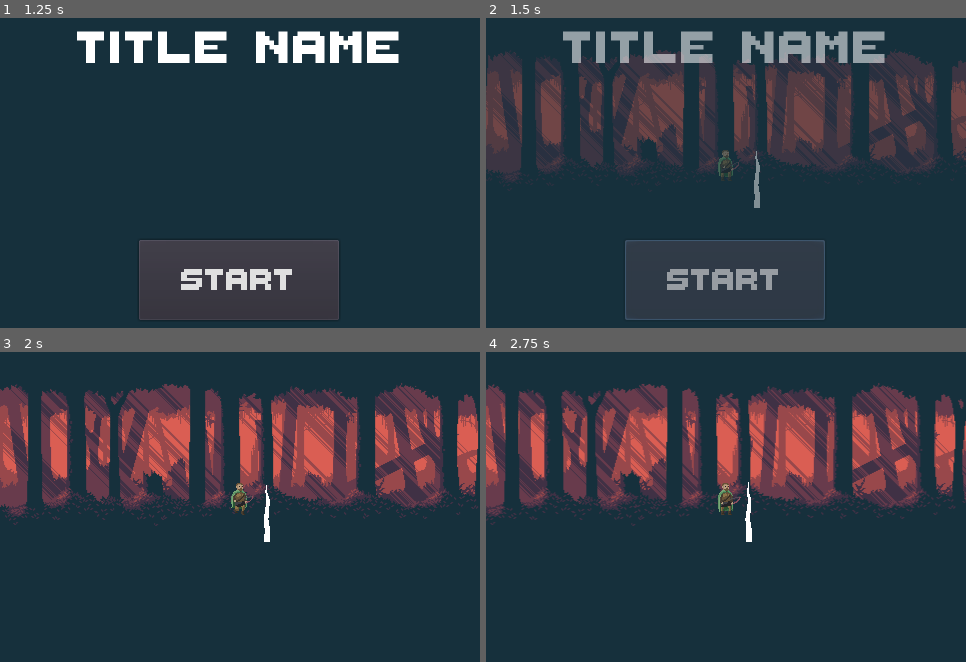
Above: before the commit, frames 1-4 (two rows, left to right).
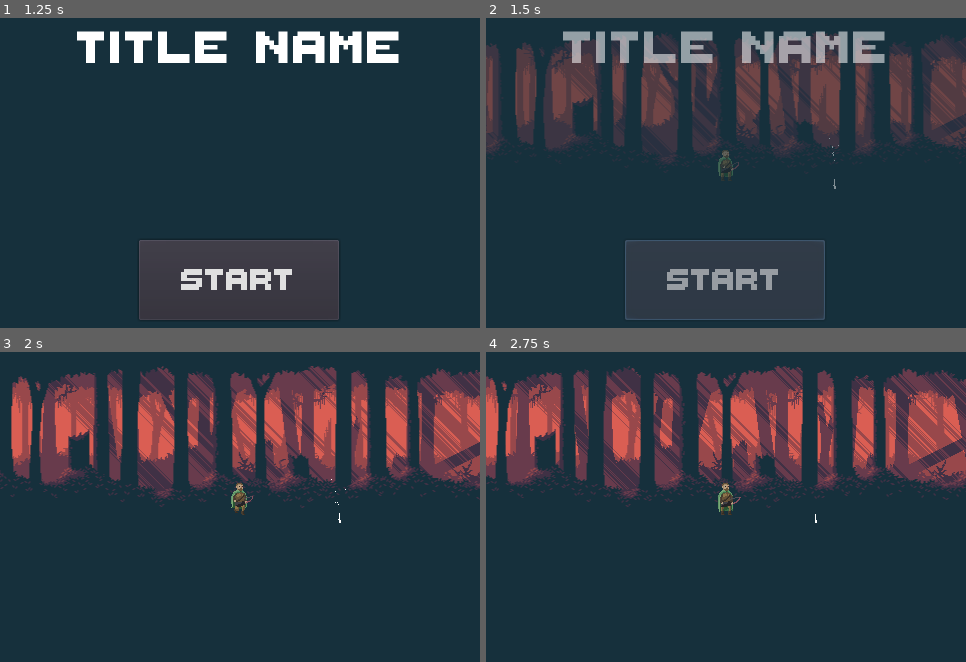
Above: after the commit, the same moments.

Repository: ktosox/TriJam-116
Game: Godot game, scene res://Level.tscn
Same seed, same stepped clock (60 frames per second), same inputs: the game is played once before the commit and once after it. The project has no main scene, so this scene is started directly.
Inputs:
- Up to frame 1 (1.25 s): tap Enter (ui_accept) at 0.5 s; hold Enter (ui_accept) from 0.53 s (still down)
- Up to frame 2 (1.5 s): release Enter (ui_accept) at 1.25 s; click "START" at 1.25 s
- Up to frame 3 (2 s): no input
- Up to frame 4 (2.75 s): tap Enter (ui_accept) at 2.1, 2.27, 2.57 s

Frame 1 is identical in both runs. In frame 2, 21% of the frame differs, in the area x 0-100%, y 4-62%; in frame 3, 33%; in frame 4, 33%.

Commit message:
made some adjustments and implemented spike script over 25 min

Diff:
--- a/Game/Background.tscn
+++ b/Game/Background.tscn
@@ -13,13 +13,6 @@
 [node name="parallax-demon-woods-bg" type="Sprite" parent="Back"]
 texture = ExtResource( 1 )
 centered = false
-
-[node name="Polygon2D" type="Polygon2D" parent="Back"]
-color = Color( 0.0862745, 0.188235, 0.235294, 1 )
-polygon = PoolVector2Array( 0, 272, 0, 464, 480, 464, 480, 272 )
-__meta__ = {
-"_editor_description_": ""
-}
 
 [node name="Polygon2D2" type="Polygon2D" parent="Back"]
 position = Vector2( 0, -416 )
--- a/Game/Enemies/Spike.gd
+++ b/Game/Enemies/Spike.gd
@@ -11,11 +11,20 @@
 	pass # Replace with function body.
 
 
-# Called every frame. 'delta' is the elapsed time since the previous frame.
-#func _process(delta):
-#	pass
+func wait_for_stab():
+	$Timer.start(3+randi()%6)
+	pass
 
+func stab_finished():
+	global_position.x = get_parent().get_player_pos().x + 20 + randi()%200
+	$Animator.play("spawn")
+	pass
 
 func _on_Area2D_body_entered(body):
 	body.get_stabbed()
 	pass # Replace with function body.
+
+
+func _on_Timer_timeout():
+	$Animator.play("stab")
+	pass # Replace with function body.
--- a/Game/Enemies/Spike.tscn
+++ b/Game/Enemies/Spike.tscn
@@ -1,26 +1,133 @@
-[gd_scene load_steps=4 format=2]
+[gd_scene load_steps=6 format=2]
 
 [ext_resource path="res://Enemies/Spike.gd" type="Script" id=1]
+
+[sub_resource type="SegmentShape2D" id=2]
+b = Vector2( 0, -55 )
 
 [sub_resource type="Curve" id=1]
 _data = [ Vector2( 0, 1 ), 0.0, 0.0, 0, 0, Vector2( 0.681319, 0.6 ), 0.0, 0.0, 0, 0, Vector2( 1, 0 ), 0.0, 0.0, 0, 0 ]
 
-[sub_resource type="SegmentShape2D" id=2]
-b = Vector2( 0, -55 )
+[sub_resource type="Animation" id=3]
+resource_name = "spawn"
+tracks/0/type = "value"
+tracks/0/path = NodePath("CPUParticles2D:emitting")
+tracks/0/interp = 1
+tracks/0/loop_wrap = true
+tracks/0/imported = false
+tracks/0/enabled = true
+tracks/0/keys = {
+"times": PoolRealArray( 0, 0.7 ),
+"transitions": PoolRealArray( 1, 1 ),
+"update": 1,
+"values": [ false, true ]
+}
+tracks/1/type = "value"
+tracks/1/path = NodePath("Area2D/Line2D:position")
+tracks/1/interp = 1
+tracks/1/loop_wrap = true
+tracks/1/imported = false
+tracks/1/enabled = true
+tracks/1/keys = {
+"times": PoolRealArray( 0, 1 ),
+"transitions": PoolRealArray( -2, 1 ),
+"update": 0,
+"values": [ Vector2( 0, 16 ), Vector2( 0, 0 ) ]
+}
+tracks/2/type = "value"
+tracks/2/path = NodePath("Area2D:position")
+tracks/2/interp = 1
+tracks/2/loop_wrap = true
+tracks/2/imported = false
+tracks/2/enabled = true
+tracks/2/keys = {
+"times": PoolRealArray( 0 ),
+"transitions": PoolRealArray( 1 ),
+"update": 0,
+"values": [ Vector2( 0, 55 ) ]
+}
+tracks/3/type = "method"
+tracks/3/path = NodePath(".")
+tracks/3/interp = 1
+tracks/3/loop_wrap = true
+tracks/3/imported = false
+tracks/3/enabled = true
+tracks/3/keys = {
+"times": PoolRealArray( 1 ),
+"transitions": PoolRealArray( 1 ),
+"values": [ {
+"args": [  ],
+"method": "wait_for_stab"
+} ]
+}
+
+[sub_resource type="Animation" id=4]
+resource_name = "stab"
+length = 2.0
+tracks/0/type = "value"
+tracks/0/path = NodePath("Area2D:position")
+tracks/0/interp = 1
+tracks/0/loop_wrap = true
+tracks/0/imported = false
+tracks/0/enabled = true
+tracks/0/keys = {
+"times": PoolRealArray( 0, 0.5, 1, 2 ),
+"transitions": PoolRealArray( 0.5, -2, 1, 1 ),
+"update": 0,
+"values": [ Vector2( 0, 55 ), Vector2( 0, 60 ), Vector2( 0, 20 ), Vector2( 0, 70 ) ]
+}
+tracks/1/type = "method"
+tracks/1/path = NodePath(".")
+tracks/1/interp = 1
+tracks/1/loop_wrap = true
+tracks/1/imported = false
+tracks/1/enabled = true
+tracks/1/keys = {
+"times": PoolRealArray( 2 ),
+"transitions": PoolRealArray( 1 ),
+"values": [ {
+"args": [  ],
+"method": "stab_finished"
+} ]
+}
 
 [node name="Spike" type="Node2D"]
+position = Vector2( 0, 240 )
 script = ExtResource( 1 )
 
-[node name="Line2D" type="Line2D" parent="."]
+[node name="Area2D" type="Area2D" parent="."]
+position = Vector2( 0, 55 )
+
+[node name="CollisionShape2D" type="CollisionShape2D" parent="Area2D"]
+shape = SubResource( 2 )
+
+[node name="Line2D" type="Line2D" parent="Area2D"]
 points = PoolVector2Array( 0, 0, 0.549419, -11.2416, -0.937092, -22.5391, 1.14402, -40.8231, -0.788441, -50.4854, 0, -60 )
 width = 6.0
 width_curve = SubResource( 1 )
 default_color = Color( 0.996078, 0.996078, 0.996078, 1 )
 
-[node name="Area2D" type="Area2D" parent="."]
-
-[node name="CollisionShape2D" type="CollisionShape2D" parent="Area2D"]
-shape = SubResource( 2 )
+[node name="CPUParticles2D" type="CPUParticles2D" parent="."]
+emitting = false
+lifetime = 3.0
+one_shot = true
+explosiveness = 1.0
+emission_shape = 1
+emission_sphere_radius = 3.0
+direction = Vector2( 0, -1 )
+spread = 5.0
+gravity = Vector2( 0, 100 )
+initial_velocity = 90.0
+initial_velocity_random = 0.37
+angular_velocity = 294.19
+angular_velocity_random = 0.66
 
 [node name="Animator" type="AnimationPlayer" parent="."]
+autoplay = "spawn"
+anims/spawn = SubResource( 3 )
+anims/stab = SubResource( 4 )
+
+[node name="Timer" type="Timer" parent="."]
+one_shot = true
 [connection signal="body_entered" from="Area2D" to="." method="_on_Area2D_body_entered"]
+[connection signal="timeout" from="Timer" to="." method="_on_Timer_timeout"]
--- a/Game/Level.gd
+++ b/Game/Level.gd
@@ -1,10 +1,6 @@
 extends Node2D
 
-
-# Declare member variables here. Examples:
-# var a = 2
-# var b = "text"
-
+var spikeScene = preload("res://Enemies/Spike.tscn")
 
 # Called when the node enters the scene tree for the first time.
 func _ready():
@@ -15,6 +11,10 @@
 	$Ambience.play()
 	pass
 
+func get_player_pos():
+	return $Player.global_position
+	pass
+
 func lose_game():
 	$Front/Back/AnimationPlayer.play("showEnd")
 	$Ambience.stop()
@@ -22,3 +22,9 @@
 # Called every frame. 'delta' is the elapsed time since the previous frame.
 #func _process(delta):
 #	pass
+
+
+func _on_TimerSpike_timeout():
+	var newSpike = spikeScene.instance()
+	add_child(newSpike)
+	pass # Replace with function body.
--- a/Game/Level.tscn
+++ b/Game/Level.tscn
@@ -183,15 +183,28 @@
 [node name="Background" parent="." instance=ExtResource( 2 )]
 
 [node name="Player" parent="." instance=ExtResource( 1 )]
-position = Vector2( 244.458, 222.049 )
+position = Vector2( 152, 240 )
 
 [node name="Spike" parent="." instance=ExtResource( 3 )]
-position = Vector2( 286.907, 248.822 )
+position = Vector2( 286.907, 240 )
+
+[node name="CanvasLayer" type="CanvasLayer" parent="."]
+
+[node name="Fore" type="Polygon2D" parent="CanvasLayer"]
+position = Vector2( 0, 16 )
+z_index = 1
+z_as_relative = false
+color = Color( 0.0862745, 0.188235, 0.235294, 1 )
+polygon = PoolVector2Array( 0, 272, 0, 464, 480, 464, 480, 272 )
+__meta__ = {
+"_editor_description_": ""
+}
 
 [node name="Front" type="CanvasLayer" parent="."]
 script = ExtResource( 6 )
 
 [node name="Back" type="ColorRect" parent="Front"]
+modulate = Color( 1, 1, 1, 0 )
 anchor_right = 1.0
 anchor_bottom = 1.0
 color = Color( 0.0862745, 0.188235, 0.235294, 1 )
@@ -278,5 +291,10 @@
 [node name="AnimationPlayer" type="AnimationPlayer" parent="Ambience"]
 autoplay = "New Anim"
 "anims/New Anim" = SubResource( 8 )
+
+[node name="TimerSpike" type="Timer" parent="."]
+wait_time = 12.0
+autostart = true
 [connection signal="pressed" from="Front/Back/Welcome/StartGame" to="Front" method="_on_StartGame_pressed"]
 [connection signal="pressed" from="Front/Back/EndScreen/TryAgain" to="Front" method="_on_TryAgain_pressed"]
+[connection signal="timeout" from="TimerSpike" to="." method="_on_TimerSpike_timeout"]
--- a/Game/Player.gd
+++ b/Game/Player.gd
@@ -22,7 +22,7 @@
 func _physics_process(delta):
 	var moveVector = Vector2()
 	if !Input.is_action_pressed("ui_accept") and !dead:
-		moveVector.x = 8.0
+		moveVector.x = 18.0
 
 	move_and_slide(moveVector)
 
--- a/Game/Player.tscn
+++ b/Game/Player.tscn
@@ -143,7 +143,8 @@
 } ]
 
 [sub_resource type="CapsuleShape2D" id=32]
-radius = 9.11499
+radius = 8.0
+height = 16.0
 
 [node name="Player" type="KinematicBody2D"]
 script = ExtResource( 1 )
@@ -152,11 +153,11 @@
 position = Vector2( 0, -16 )
 frames = SubResource( 31 )
 animation = "walk"
-frame = 5
+frame = 8
 playing = true
 
 [node name="CollisionShape2D" type="CollisionShape2D" parent="."]
-position = Vector2( 0, -14.3941 )
+position = Vector2( 0, -17.2289 )
 shape = SubResource( 32 )
 
 [node name="Camera2D" type="Camera2D" parent="."]
--- a/Game/project.godot
+++ b/Game/project.godot
@@ -22,7 +22,7 @@
 
 window/size/width=480
 window/size/height=480
-window/stretch/mode="viewport"
+window/stretch/mode="2d"
 window/stretch/aspect="keep"
 
 [rendering]
